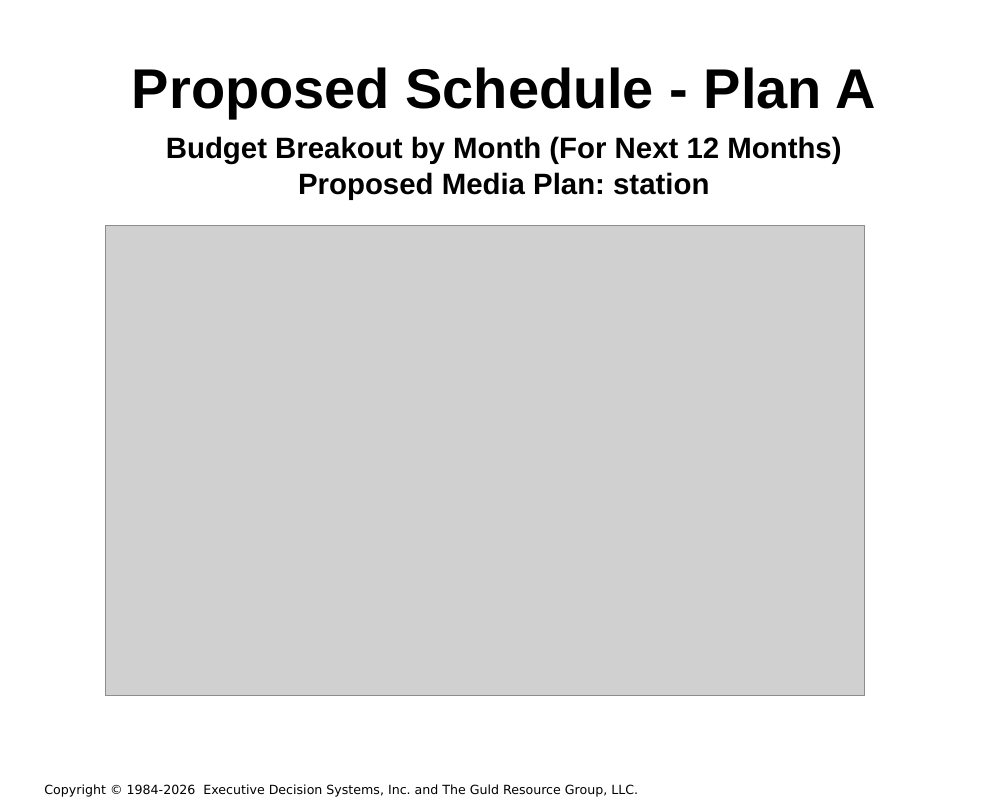
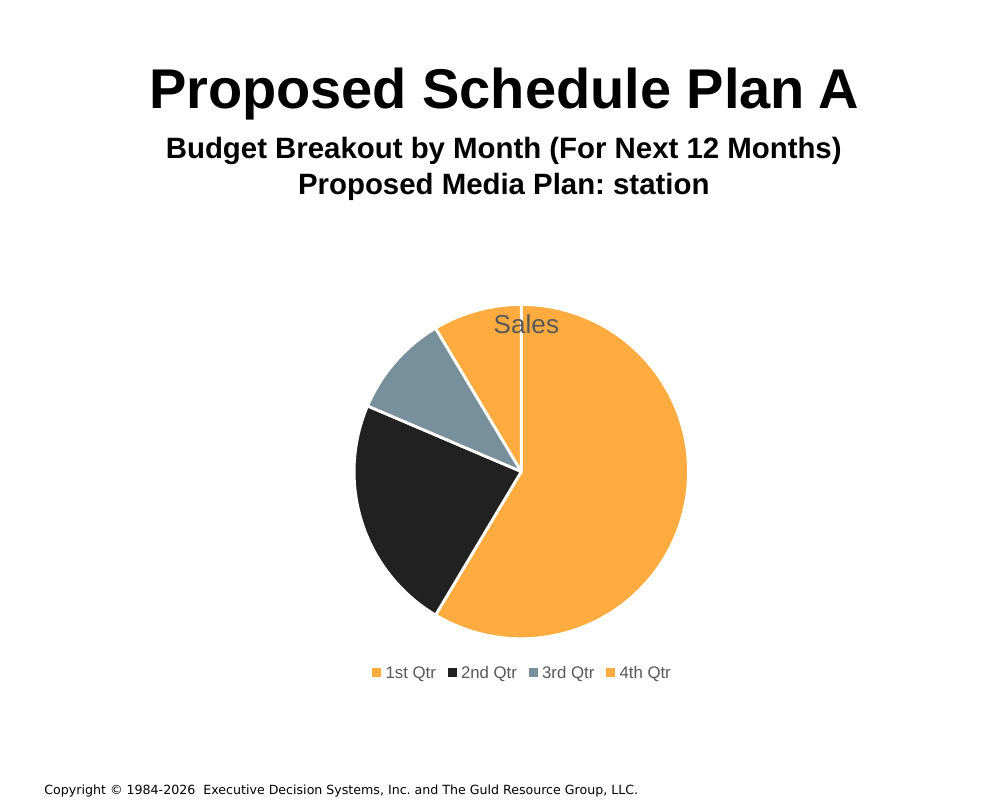
Before and after one commit to hintonandrew510/wizardfrontend, a slide deck: slide 21 of mavenprojectSCR/src/main/resources/powerpointtemplate/tv.pptx. Drawn at 1008x806 pixels with LibreOffice and Linux fonts; fonts in the diff are those of the drawing; grey boxes stand for pictures; background and template pictures are left out. Boxes give left, top, right and bottom in pixels: in the first picture for what was removed or moved away, otherwise in the second. Text is boxed around its words. In the diff, an @@ line names an element or a change of style, - is before the commit and + after.

```diff
--- a/mavenprojectSCR/src/main/resources/powerpointtemplate/tv.pptx
+++ b/mavenprojectSCR/src/main/resources/powerpointtemplate/tv.pptx
@@ title at (149,67,858,118): text changed @@
-Proposed Schedule - Plan A
+Proposed Schedule Plan A
@@ picture removed at (106,225,865,696) @@
@@ pie chart added at (109,231,934,685) @@
+title "Sales"
+categories: 1st Qtr, 2nd Qtr, 3rd Qtr, 4th Qtr
+Sales: 59, 23, 10, 9
```
Also in this commit, not shown: 1 other slide changed, 24 other files.
